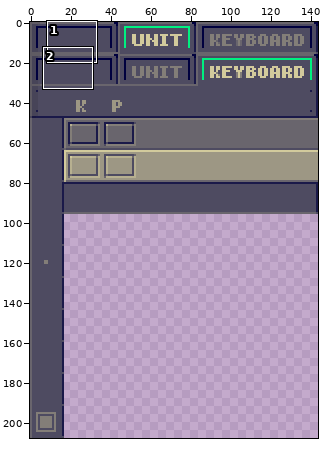
Two states of a sprite sheet, res/unitbars.png. The first picture is a wide view before the edit; the outline marks the close-up.
Close-up. As it was:
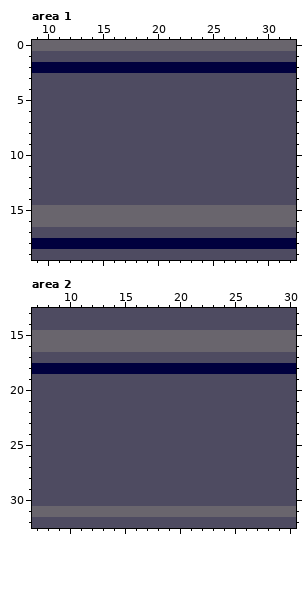
The file is 144x208 pixels. Colours within 5 levels of each other are drawn and written as one. Shown: area 1: x 9..32, y 0..19; area 2: x 7..30, y 13..32. The commit also changed other parts of the picture, which this record leaves out.
After the commit:
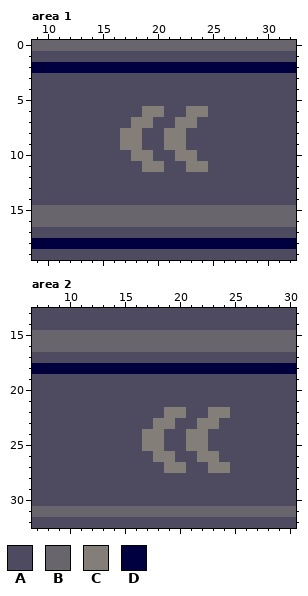
Palette (. is transparent): A #4e4b61  B #69656d  C #837e78  D #00003e
The exact change:
Area 1:
The edit turns colour A into colour C in row 6 at x 19 to 20 and 23 to 24; in row 7 at x 18 to 19 and 22 to 23; in rows 8 to 9 at x 17 to 18 and 21 to 22; in row 10 at x 18 to 19 and 22 to 23; in row 11 at x 19 to 20 and 23 to 24.
Area 2:
The edit turns colour A into colour C in row 22 at x 19 to 20 and 23 to 24; in row 23 at x 18 to 19 and 22 to 23; in rows 24 to 25 at x 17 to 18 and 21 to 22; in row 26 at x 18 to 19 and 22 to 23; in row 27 at x 19 to 20 and 23 to 24.
Where, in picture pixels (left, top, right, bottom), the same in both close-ups:
changed: (120, 106, 208, 172)
changed: (142, 407, 230, 473)
